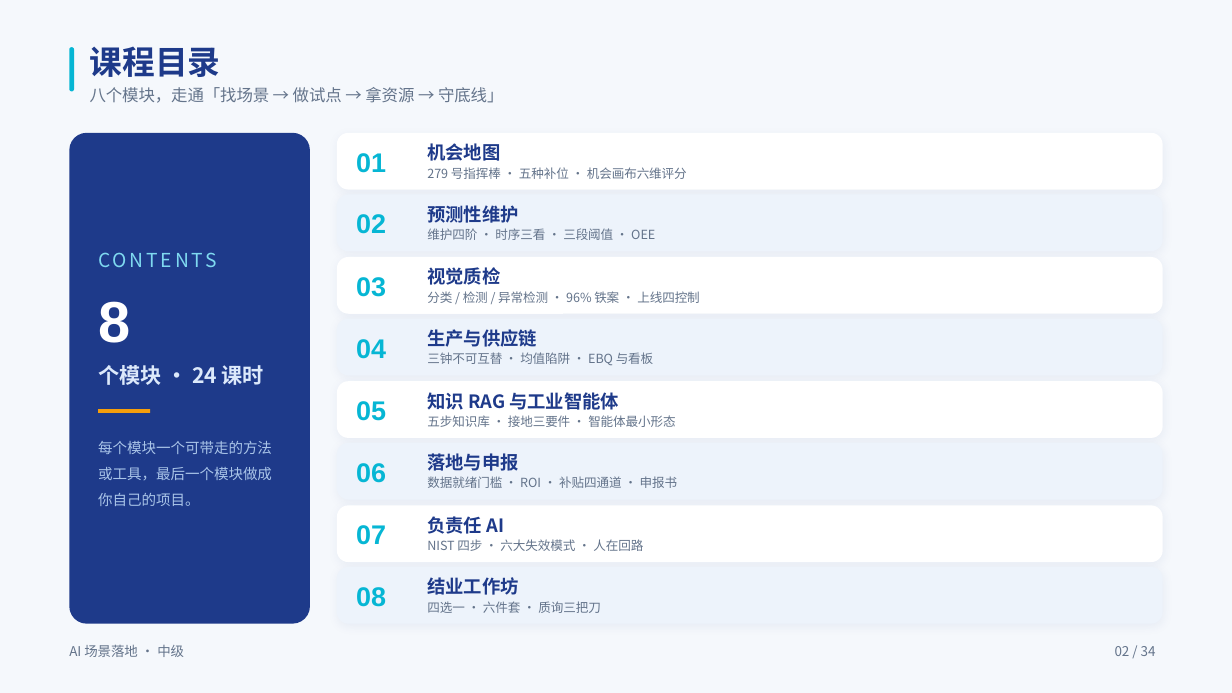
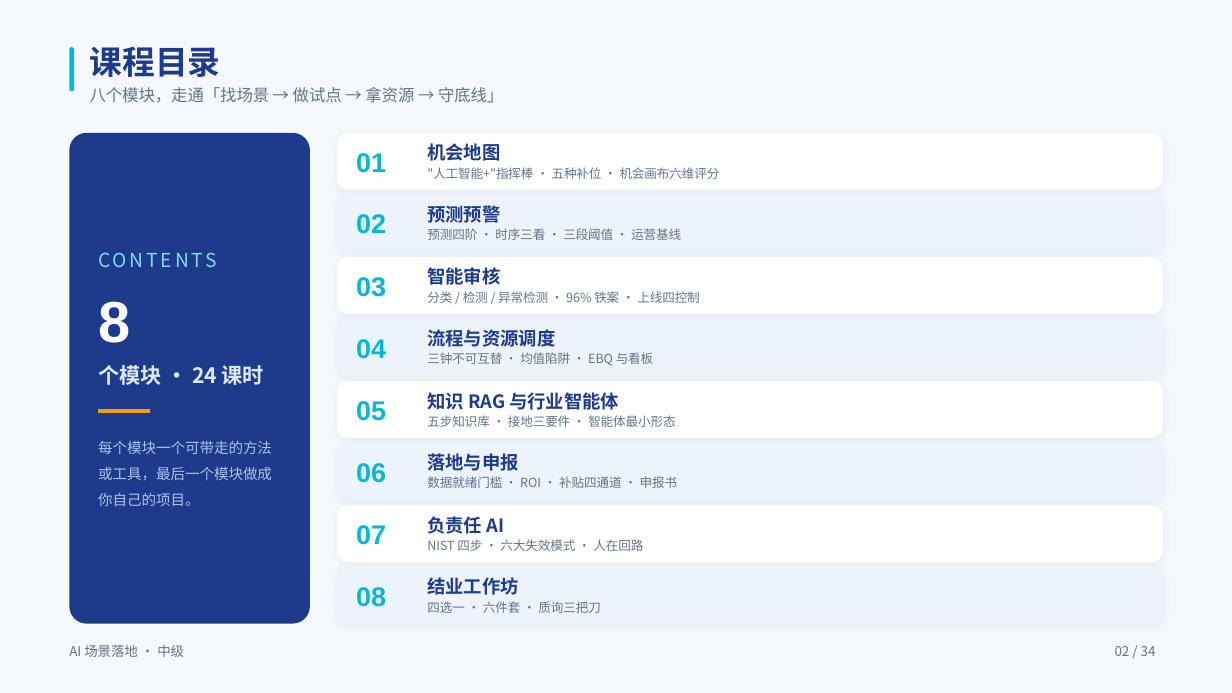
Before and after one commit to swift3000/qiyepinpeixun, a slide deck: slide 2 of 企业AI培训_交付包/中级课程_完整交付包/03_PPT课件/中级_落地层_PPT.pptx. Drawn at 1232x693 pixels with LibreOffice and Linux fonts; fonts in the diff are those of the drawing; background and template pictures are left out. Boxes give left, top, right and bottom in pixels: in the first picture for what was removed or moved away, otherwise in the second. Text is boxed around its words. In the diff, an @@ line names an element or a change of style, - is before the commit and + after.

```diff
--- a/企业AI培训_交付包/中级课程_完整交付包/03_PPT课件/中级_落地层_PPT.pptx
+++ b/企业AI培训_交付包/中级课程_完整交付包/03_PPT课件/中级_落地层_PPT.pptx
@@ text at (427, 167, 720, 179): text changed @@
-279 号指挥棒 · 五种补位 · 机会画布六维评分
+"人工智能+"指挥棒 · 五种补位 · 机会画布六维评分
@@ text at (427, 205, 500, 223): text changed @@
-预测性维护
+预测预警
@@ text at (427, 228, 681, 240): text changed @@
-维护四阶 · 时序三看 · 三段阈值 · OEE
+预测四阶 · 时序三看 · 三段阈值 · 运营基线
@@ text at (427, 267, 500, 285): text changed @@
-视觉质检
+智能审核
@@ text at (427, 329, 555, 347): text changed @@
-生产与供应链
+流程与资源调度
@@ text at (427, 392, 619, 410): text changed @@
-知识 RAG 与工业智能体
+知识 RAG 与行业智能体
```
Also in this commit, not shown: 25 other slides changed, 2 other files.
